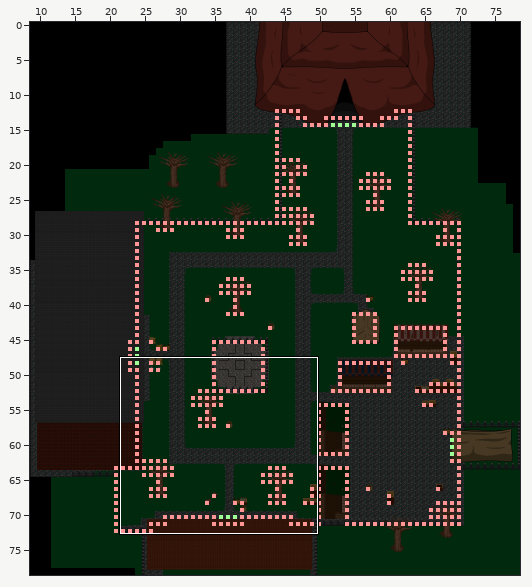
A Tiled map gets an edit: Output/Assets/Maps/map1.tmx. The first picture is a wide view before the edit; the outline marks the close-up.
Close-up. First the earlier version:
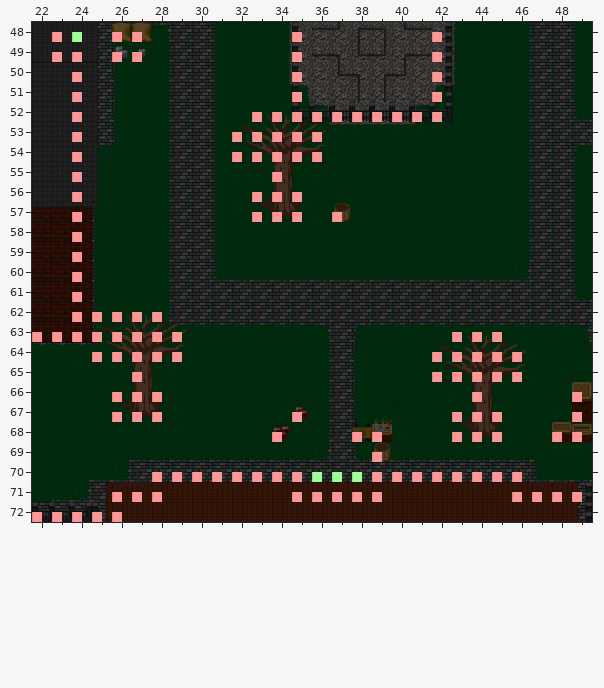
Cells are 64x64 px. Shown: x 22..49, y 48..72. The commit also changed other parts of the map, which this record leaves out.
The result:
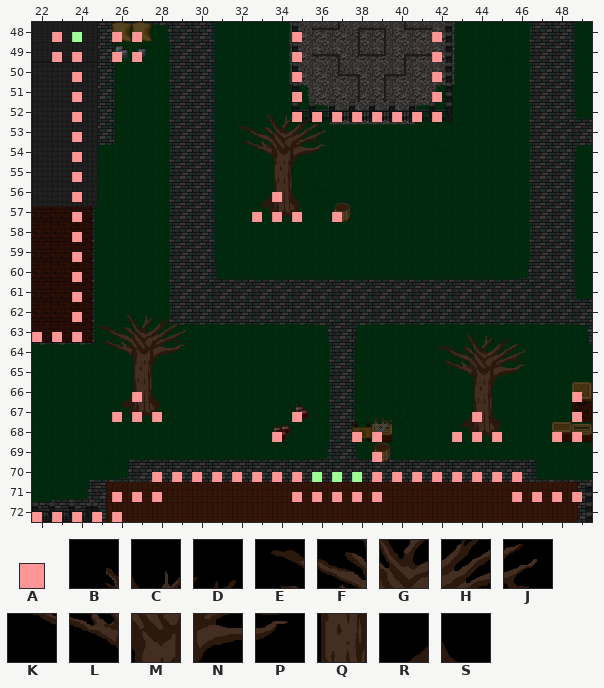
Key: from "MapMetaData": A 0; from "tree": B 1, C 2, D 3, E 5, F 6, G 7, H 8, J 9, K 10, L 11, M 12, N 13, P 14, Q 17, R 21, S 23.
_ is an empty cell.
Tiles replaced or removed in this view: A, B, C, D, E, F, G, H, J, K, L, M, N, P, Q, R, S.
Tiles of an added or newly shown layer are drawn over the layers below it.
The edit:
Changed rows in their new state; . is an unchanged cell.
Layer "Casas":
first column x 32:
52 .__..
53 _____
54 _____
55 .._..
first column x 25:
62 .___..................
63 _____.............___.
64 _____............_____
65 .._.............._____
66 ._._..............._..
67 .................._._.
Layer "Trees" (added):
first column x 32:
52 .BC..
53 EFGHJ
54 KLMNP
55 ..Q..
56 .R.S.
first column x 25:
62 .BCD..................
63 EFGHJ.............BCD.
64 KLMNP............EFGHJ
65 ..Q..............KLMNP
66 .R.S...............Q..
67 ..................R.S.
Layer "Collider":
first column x 32:
52 .__..
53 _____
54 _____
55 .._..
56 ._._.
first column x 25:
62 ____..................
63 _____.............___.
64 _____............_____
65 .._.............._____
66 ._._..............._..
67 .................._._.
Pixel boxes of the changes (left, top, right, bottom) in both close-ups:
changed: (232, 112, 322, 202)
changed: (92, 312, 182, 402)
changed: (432, 332, 522, 422)
